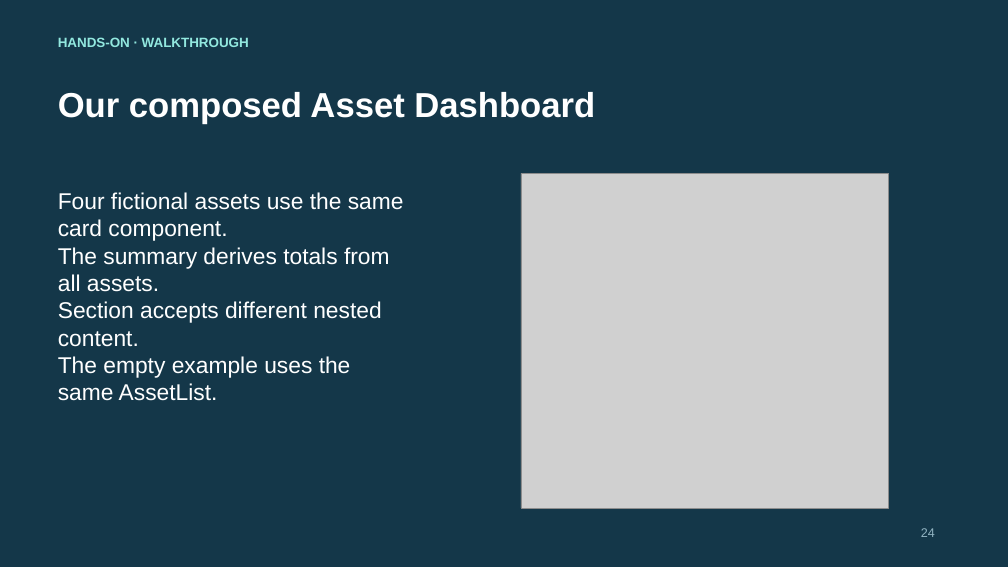
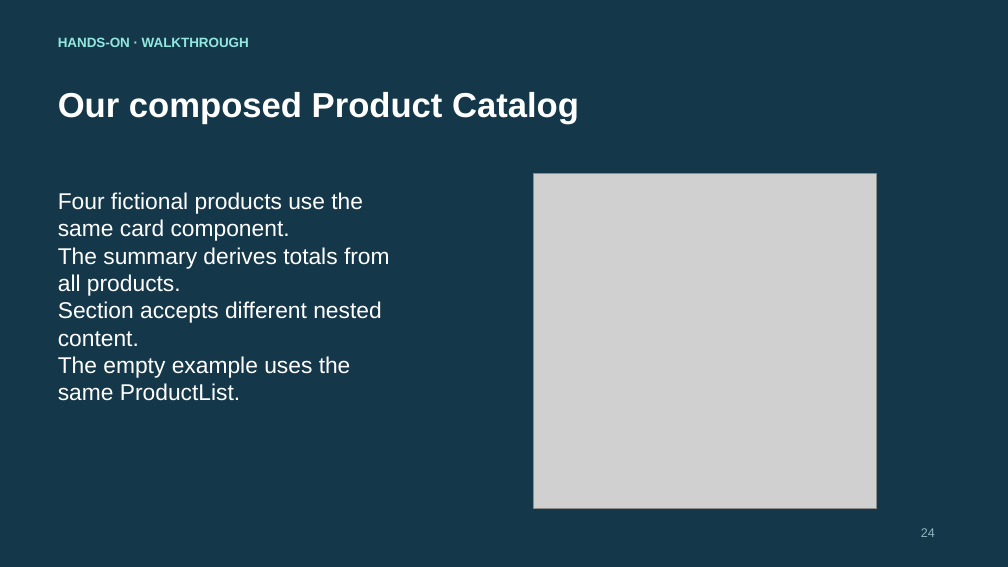
Before and after one commit to thesubhaprasad/tcs-sme-reactjs-learning, a slide deck: slide 24 of training/day-2/2_ReactJS_Day_Two_Subha_Prasad.pptx. Drawn at 1008x567 pixels with LibreOffice and Linux fonts; fonts in the diff are those of the drawing; grey boxes stand for pictures. Boxes give left, top, right and bottom in pixels: in the first picture for what was removed or moved away, otherwise in the second. Text is boxed around its words. In the diff, an @@ line names an element or a change of style, - is before the commit and + after.

Commit message:
Use Product Catalog for Day 2 components and training

```diff
--- a/training/day-2/2_ReactJS_Day_Two_Subha_Prasad.pptx
+++ b/training/day-2/2_ReactJS_Day_Two_Subha_Prasad.pptx
@@ text at bbox=[58, 92, 579, 124]: text changed @@
-Our composed Asset Dashboard
+Our composed Product Catalog
@@ picture: place and size @@
-picture at bbox=[521, 173, 889, 508]
+picture at bbox=[534, 173, 876, 508]
@@ text at bbox=[58, 192, 390, 296]: text changed @@
-Four fictional assets use the same card component.
-The summary derives totals from all assets.
+Four fictional products use the same card component.
+The summary derives totals from all products.
@@ text at bbox=[58, 356, 351, 401]: text changed @@
-The empty example uses the same AssetList.
+The empty example uses the same ProductList.
```
Also in this commit, not shown: 24 other slides changed, 23 other files.
